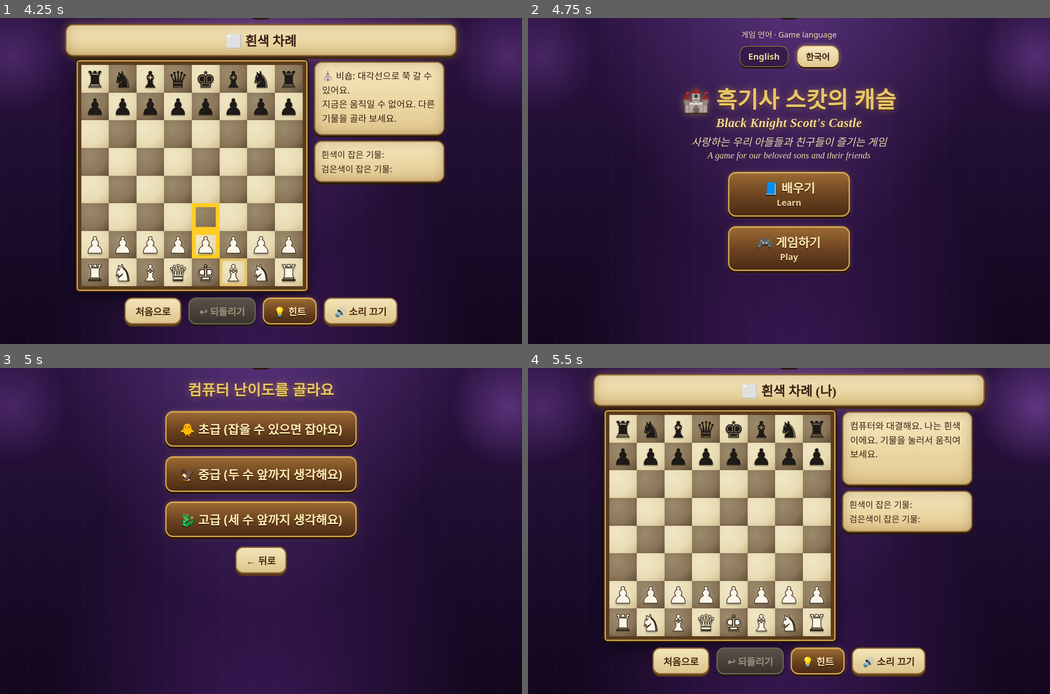
Above: before the commit, frames 1-4 (two rows, left to right).
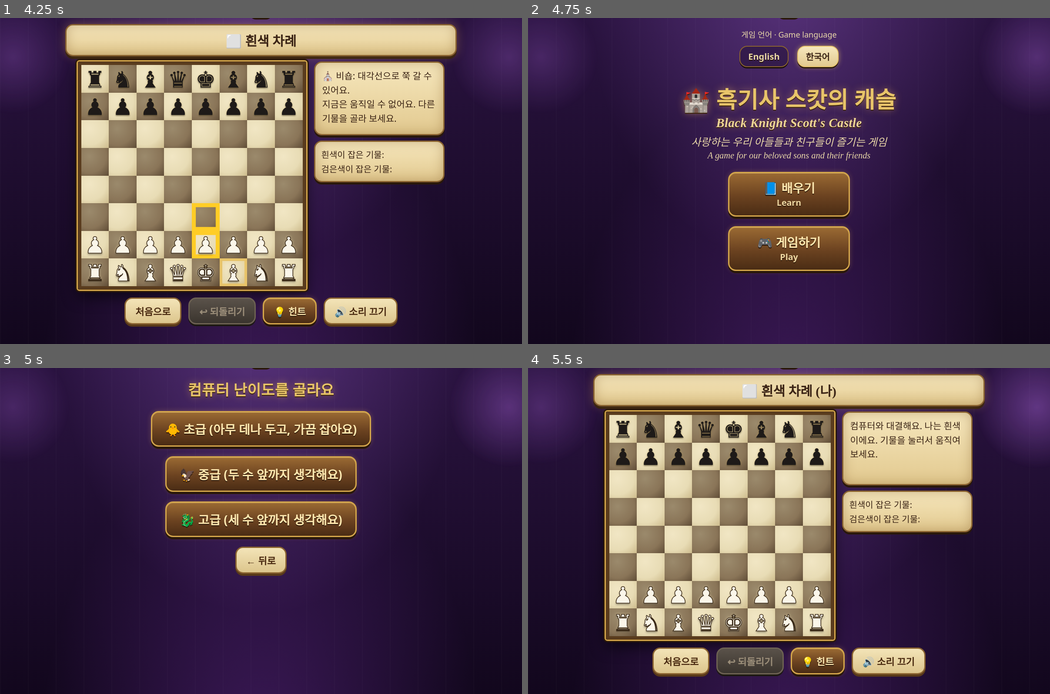
Above: after the commit, the same moments.

Repository: morabian7-ux/scotts-castle-chess
Game: browser game, page index.html
The game is run twice, just before and just after one commit, with the same random seed, the same clock (stepped at 60 frames per second) and the same inputs.
Inputs (mouse positions are in pixels of both pictures, inside the frame that each line leads up to):
- Up to frame 1 (4.25 s): click "🎮 게임하기 Play" at 0.27 s; click "👫 친구와 하기" at 1.27 s; click (125, 272) at 1.87 s; click "💡 힌트" at 2.02 s; click (177, 135) at 2.47 s; click (125, 190) at 3.07 s; click (234, 272) at 3.67 s
- Up to frame 2 (4.75 s): click "처음으로" at 4.27 s
- Up to frame 3 (5 s): click "🎮 게임하기 Play" at 4.77 s; click "🤖 컴퓨터와 하기" at 4.87 s
- Up to frame 4 (5.5 s): click "🐉 고급 (세 수 앞까지 생각해요)" at 5.47 s

Frames 1-2 are identical in both runs. In frame 3, 1.5% of the frame differs, in the area x 28-72%, y 13-25%; in frame 4, nothing differs.

Commit message:
컴퓨터 초급을 더 쉽게: 거의 아무 데나 두고, 가끔만 잡음
- 전: 잡을 수 있는 기물이 있으면 항상 잡음
- 후: 잡을 수 있어도 10번 중 3번만 일부러 잡고, 나머지는 아무 수나 둠
- 초급 버튼 설명을 한국어/영어 모두 바꿈
- 테스트: 정해 둔 운으로 잡기/안 잡기 확인, 400번 두어 잡는 비율이 약 1/3인지 확인

Co-Authored-By: Claude Opus 5.5 <noreply@anthropic.com>

Diff:
--- a/index.html
+++ b/index.html
@@ -312,7 +312,7 @@
 <section id="level" class="screen">
   <h2 data-i18n="levelQ">컴퓨터 난이도를 골라요</h2>
   <div class="menu">
-    <button class="big" data-level="easy" data-i18n="easy">🐥 초급 (잡을 수 있으면 잡아요)</button>
+    <button class="big" data-level="easy" data-i18n="easy">🐥 초급 (아무 데나 두고, 가끔 잡아요)</button>
     <button class="big" data-level="normal" data-i18n="normal">🦅 중급 (두 수 앞까지 생각해요)</button>
     <button class="big" data-level="hard" data-i18n="hard">🐉 고급 (세 수 앞까지 생각해요)</button>
     <button class="ghost" data-go="mode" data-i18n="back">← 뒤로</button>
@@ -436,7 +436,8 @@
   const colOf = (i) => i % 8;
   const inside = (r, c) => r >= 0 && r < 8 && c >= 0 && c < 8;
   const enemyOf = (c) => (c === 'w' ? 'b' : 'w');
-  const pick = (arr) => arr[Math.floor(Math.random() * arr.length)];
+  const pick = (arr, rand = Math.random) => arr[Math.floor(rand() * arr.length)];
+  const EASY_CAPTURE_CHANCE = 0.3; // 초급: 잡을 수 있어도 10번 중 3번만 일부러 잡아요
 
   function emptyState() {
     return { board: Array(64).fill(null), turn: 'w', castle: { wK: false, wQ: false, bK: false, bQ: false }, ep: -1, last: null, captured: [] };
@@ -768,14 +769,15 @@
     }
     return pick(list);
   }
-  // level: 'baby' 무작위 / 'easy'(초급) 잡을 수 있으면 잡기 / 'normal'(중급) 두 수 앞까지 계산 / 'hard'(고급) 세 수 앞까지 계산
-  function aiMove(s, level) {
+  // level: 'baby' 무작위 / 'easy'(초급) 거의 아무 데나, 가끔 잡기 / 'normal'(중급) 두 수 앞까지 계산 / 'hard'(고급) 세 수 앞까지 계산
+  // rand: 테스트에서 운을 정해 줄 수 있게 바꿔 끼울 수 있어요
+  function aiMove(s, level, rand = Math.random) {
     const moves = allLegalMoves(s, s.turn);
     if (!moves.length) return null;
-    if (level === 'baby') return pick(moves);
+    if (level === 'baby') return pick(moves, rand);
     if (level === 'easy') {
       const caps = moves.filter((m) => s.board[m.to] || m.ep);
-      return pick(caps.length ? caps : moves);
+      return pick(caps.length && rand() < EASY_CAPTURE_CHANCE ? caps : moves, rand);
     }
     return bestMove(s, level === 'hard' ? 3 : 2);
   }
@@ -805,7 +807,7 @@
     modeQ: '어떻게 할까요?', pvp: '👫 친구와 하기', ai: '🤖 컴퓨터와 하기',
     backHome: '← 처음으로', back: '← 뒤로',
     levelQ: '컴퓨터 난이도를 골라요',
-    easy: '🐥 초급 (잡을 수 있으면 잡아요)',
+    easy: '🐥 초급 (아무 데나 두고, 가끔 잡아요)',
     normal: '🦅 중급 (두 수 앞까지 생각해요)',
     hard: '🐉 고급 (세 수 앞까지 생각해요)',
     tapPiece: '기물을 눌러서 움직여 보세요.',
@@ -870,7 +872,7 @@
     modeQ: 'How do you want to play?', pvp: '👫 Play with a friend', ai: '🤖 Play with the computer',
     backHome: '← Home', back: '← Back',
     levelQ: 'Choose the computer level',
-    easy: '🐥 Beginner (captures when it can)',
+    easy: '🐥 Beginner (moves at random, sometimes captures)',
     normal: '🦅 Intermediate (thinks 2 moves ahead)',
     hard: '🐉 Advanced (thinks 3 moves ahead)',
     tapPiece: 'Tap a piece to move it.',
--- a/tests/rules.test.js
+++ b/tests/rules.test.js
@@ -164,9 +164,20 @@
 });
 
 // ---------- 컴퓨터 ----------
-test('컴퓨터 쉬움: 잡을 수 있으면 잡음 (룩이 흰 퀸을 잡음)', () => {
-  const s = setup([['h8', 'k', 'b'], ['a8', 'r', 'b'], ['a1', 'q', 'w'], ['h1', 'k', 'w']], 'b');
-  assert.strictEqual(R.aiMove(s, 'easy').to, R.toIndex('a1'));
+test('컴퓨터 초급: 운이 좋을 때(10번 중 3번)만 일부러 잡음', () => {
+  // 흰 퀸 a2는 검은 룩이 잡을 수 있지만, 검은 왕은 체크가 아니라서 둘 수 있는 수가 14개
+  const s = setup([['h8', 'k', 'b'], ['a8', 'r', 'b'], ['a2', 'q', 'w'], ['h1', 'k', 'w']], 'b');
+  assert.strictEqual(R.inCheck(s, 'b'), false);
+  assert.strictEqual(R.allLegalMoves(s, 'b').length, 14);
+  // 운을 0으로 정하면 잡는 쪽을 고름
+  assert.strictEqual(R.aiMove(s, 'easy', () => 0).to, R.toIndex('a2'));
+  // 운을 0.5로 정하면 잡기를 건너뛰고 아무 수나 고름 (잡는 수가 아님)
+  assert.notStrictEqual(R.aiMove(s, 'easy', () => 0.5).to, R.toIndex('a2'));
+  // 실제로 400번 두어 보면 퀸을 잡는 건 대략 1/3 정도 (전에는 매번 잡았음)
+  let caps = 0;
+  for (let i = 0; i < 400; i++) if (R.aiMove(s, 'easy').to === R.toIndex('a2')) caps++;
+  const rate = caps / 400;
+  assert.ok(rate > 0.2 && rate < 0.5, `잡는 비율이 ${rate.toFixed(2)}예요`);
 });
 
 test('컴퓨터 보통: 두 수 앞을 보고 공짜 퀸을 잡음', () => {
